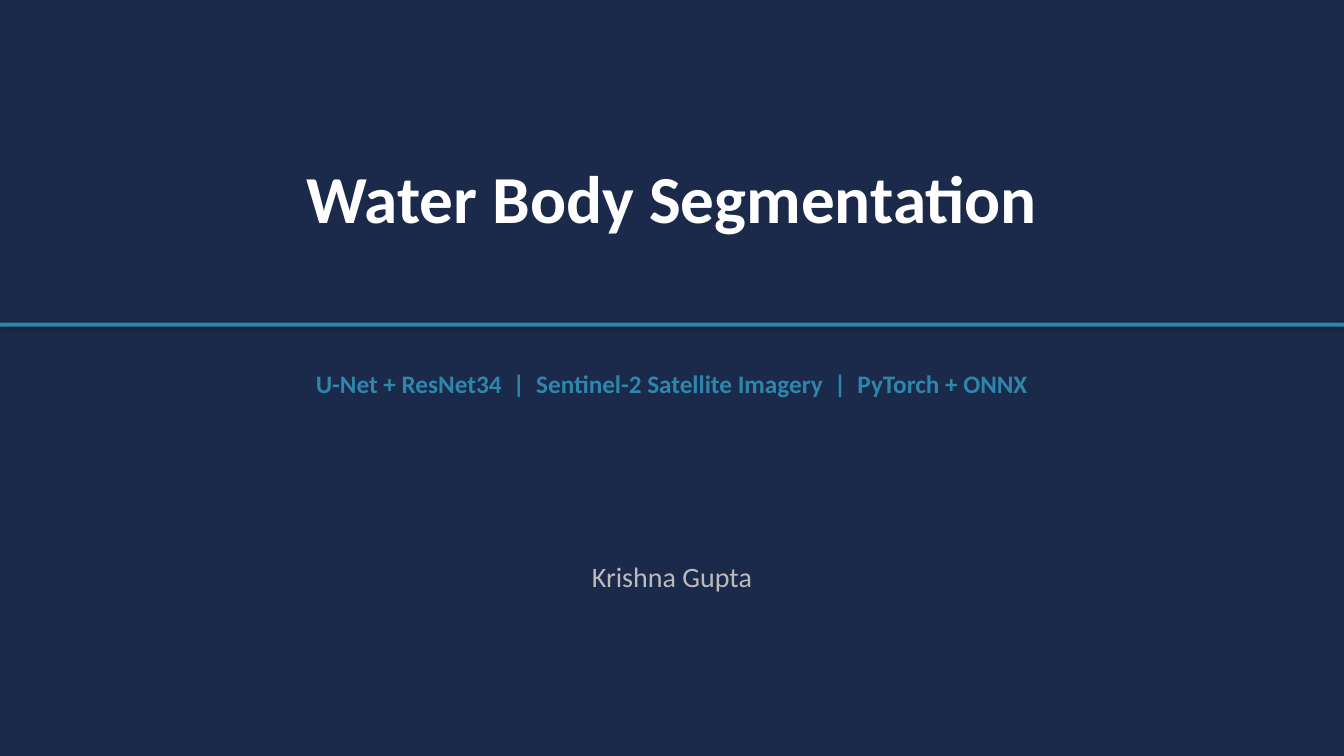
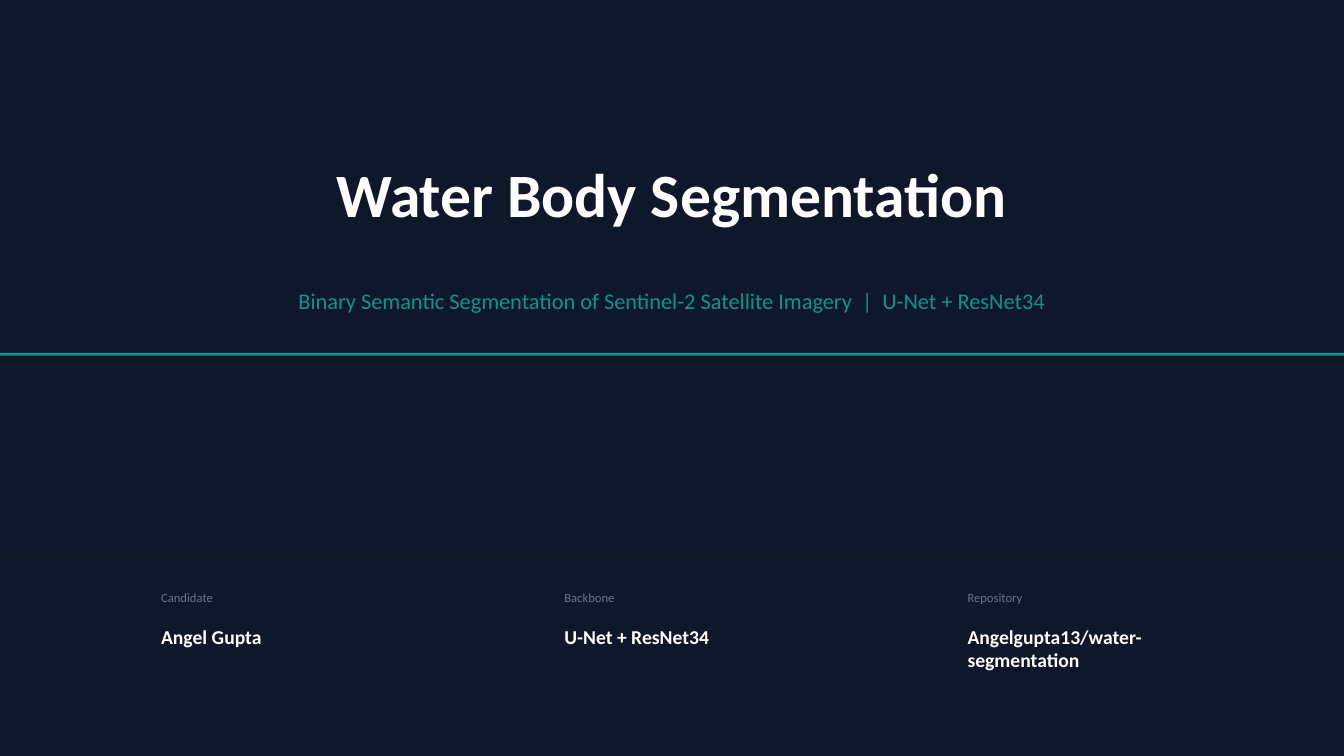
Before and after one commit to Angelgupta13/water-segementation, a slide deck: slide 1 of presentation.pptx. Drawn at 1344x756 pixels with LibreOffice and Linux fonts; fonts in the diff are those of the drawing. Boxes give left, top, right and bottom in pixels: in the first picture for what was removed or moved away, otherwise in the second. Text is boxed around its words. In the diff, an @@ line names an element or a change of style, - is before the commit and + after.

```diff
--- a/presentation.pptx
+++ b/presentation.pptx
@@ background #1B2A4A to #0F172A @@
@@ text "Water Body Segmentation" at [336,173,1007,228]: size 48 to 44 pt @@
@@ text at [298,293,1045,313]: text changed; size 18 to 16 pt; text colour #2E86AB to #0D948B; bold off @@
-U-Net + ResNet34 | Sentinel-2 Satellite Imagery | PyTorch + ONNX
+Binary Semantic Segmentation of Sentinel-2 Satellite Imagery | U-Net + ResNet34
@@ rectangle: place and size @@
-rectangle at [0,323,1344,327]
+rectangle at [0,353,1344,356]
@@ rectangle at [0,353,1344,356]: fill #2E86AB to #0D948B @@
@@ rectangle added at [0,555,1344,756], fill #0F172A @@
@@ text removed at [592,567,752,592] @@
-Krishna Gupta
@@ text added at [161,593,213,602], 9 pt, text #64748B @@
+Candidate
@@ text added at [564,593,614,602], 9 pt, text #64748B @@
+Backbone
@@ text added at [968,594,1023,604], 9 pt, text #64748B @@
+Repository
@@ text added at [161,630,262,648], 14 pt, text #FFFFFF, bold @@
+Angel Gupta
@@ text added at [564,631,709,644], 14 pt, text #FFFFFF, bold @@
+U-Net + ResNet34
@@ text added at [968,630,1142,671], 14 pt, text #FFFFFF, bold @@
+Angelgupta13/water-segmentation
```
Also in this commit, not shown: 6 other slides changed, 3 slides added, 1 slide removed, 4 other files.
